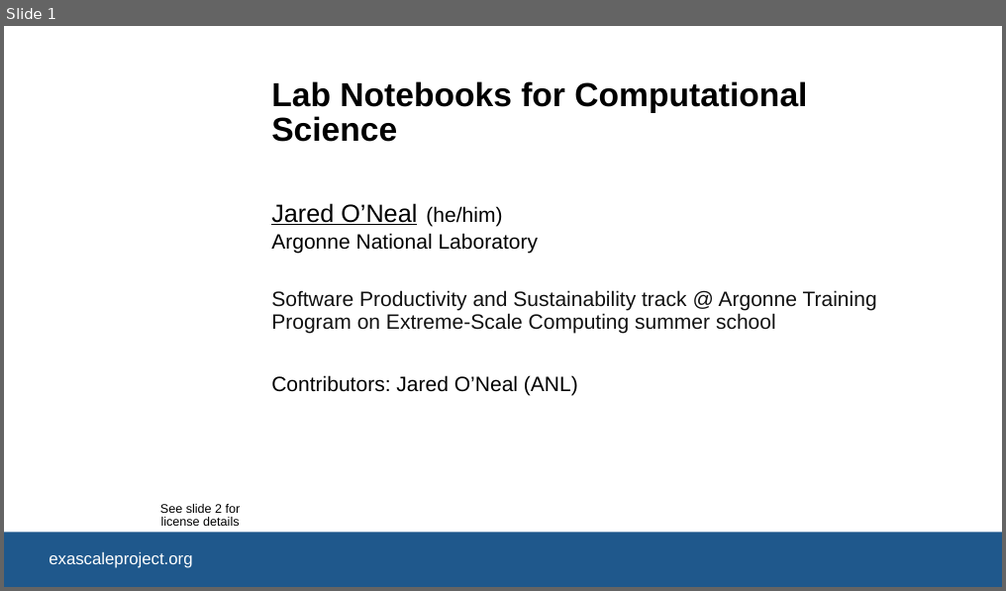
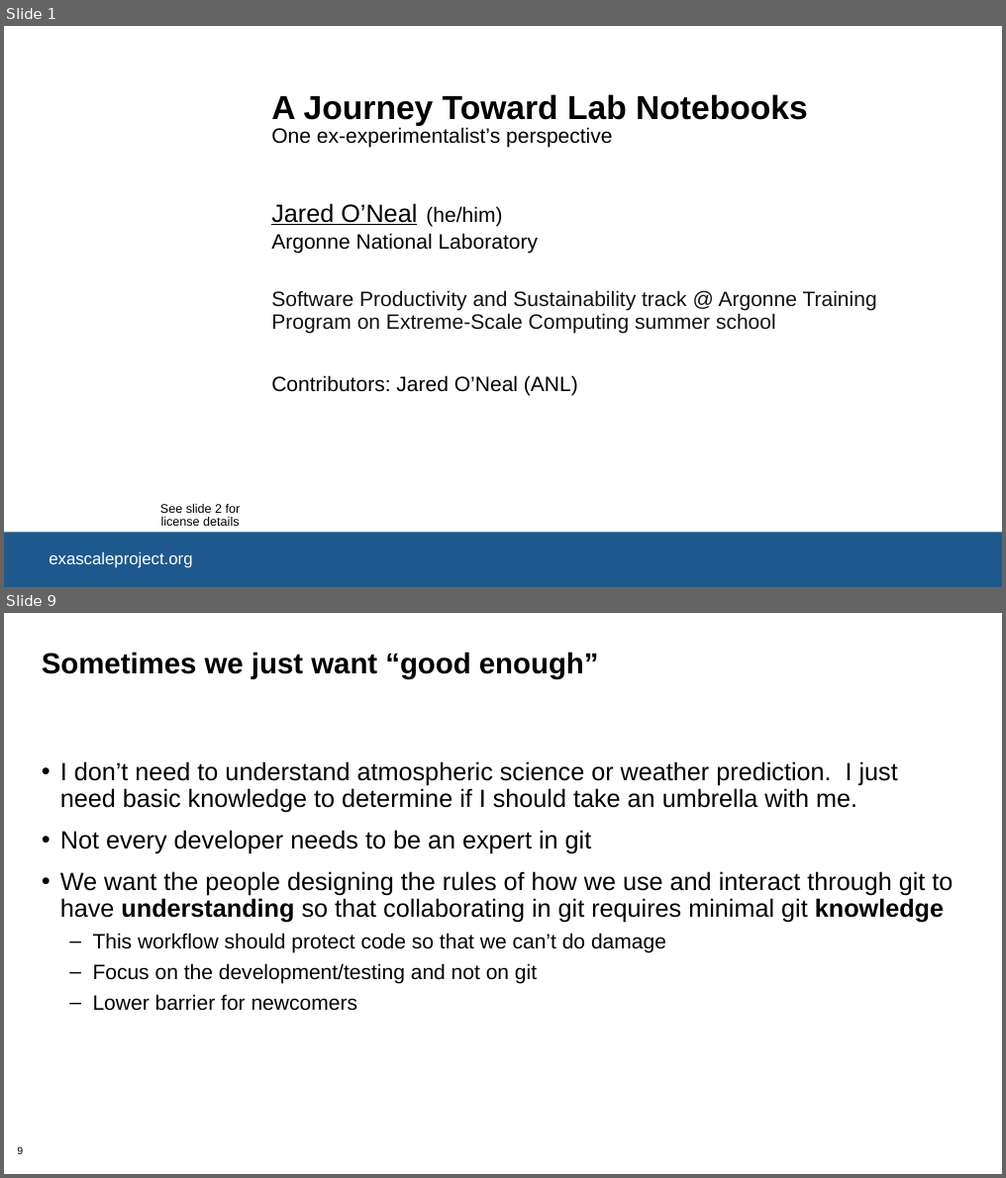
Before and after one commit to bssw-tutorial/presentations, a slide deck: lab-notebooks.pptx. Shown one above the other, each under a label of ours: slide 1 before the commit, slides 1 and 9 after it; the slides between them are not shown. The pictures are 1006x591 and 1006x1178 pixels, drawn with LibreOffice and Linux fonts; fonts in the diff are those of the drawing; background and template pictures are left out. Boxes give left, top, right and bottom in pixels: in the first picture for what was removed or moved away, otherwise in the second. Text is boxed around its words. In the diff, an @@ line names an element or a change of style, - is before the commit and + after.

```diff
--- a/lab-notebooks.pptx
+++ b/lab-notebooks.pptx
@@ slide 9 added at <box>4,613,1002,1174</box>, background #FFFFFF @@
@@ title added at <box>42,652,599,679</box>, 28 pt, text #000000, bold @@
+Sometimes we just want “good enough”
@@ text added at <box>60,761,952,1011</box>, 24 pt, text #000000 @@
+• I don’t need to understand atmospheric science or weather prediction. I just need basic knowledge to determine if I should take an umbrella with me.
+• Not every developer needs to be an expert in git
+• We want the people designing the rules of how we use and interact through git to have understanding so that collaborating in git requires minimal git knowledge
+  – This workflow should protect code so that we can’t do damage
+  – Focus on the development/testing and not on git
+  – Lower barrier for newcomers
@@ page number added at <box>17,1147,23,1155</box>, 10 pt, text #000000 @@
+9
@@ slide 1 changed as well @@
@@ title at <box>271,94,808,148</box>: text changed; size 32 to 20 pt; bold off @@
-Lab Notebooks for Computational Science
+A Journey Toward Lab Notebooks
+One ex-experimentalist’s perspective
```
Also in this commit, not shown: 19 other slides added, 1 other file.
